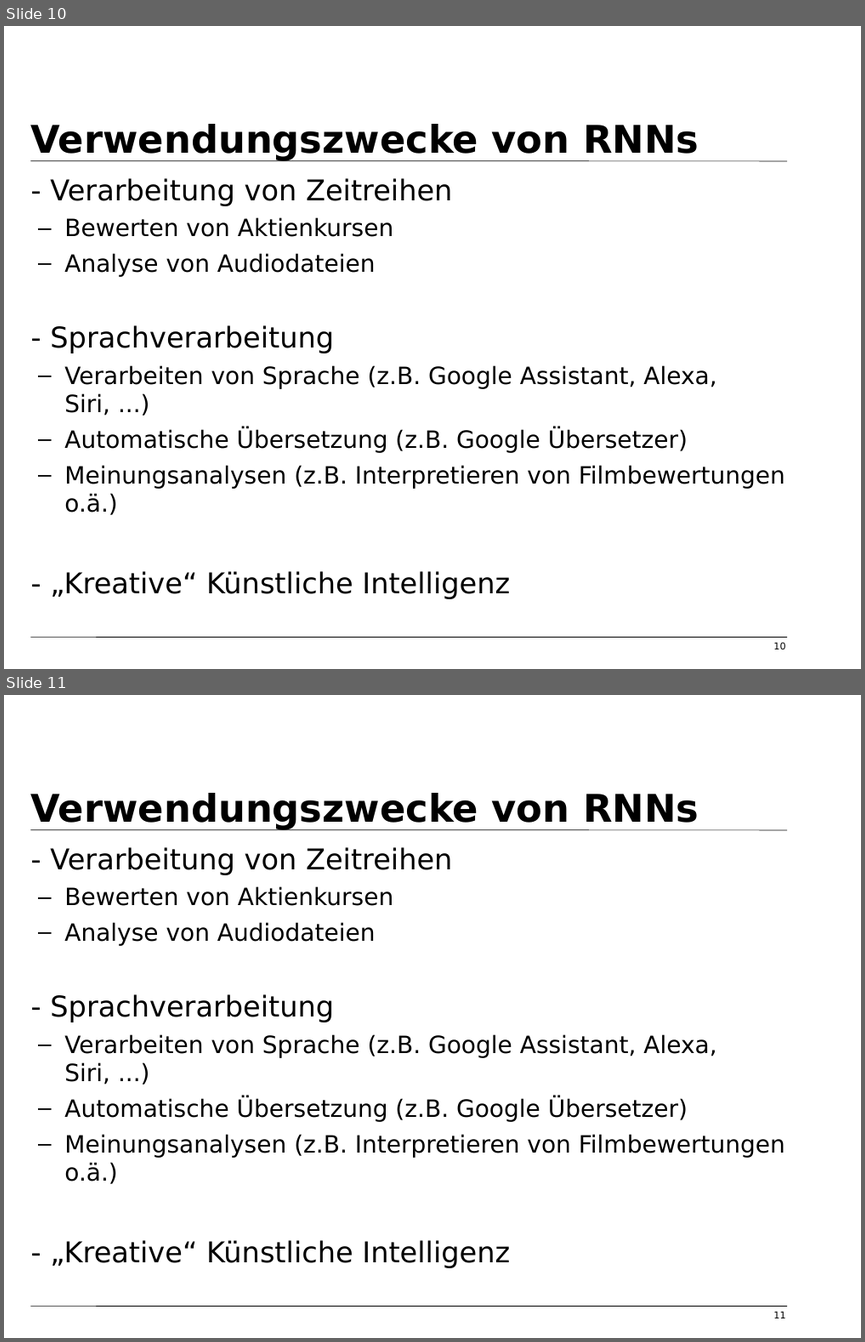
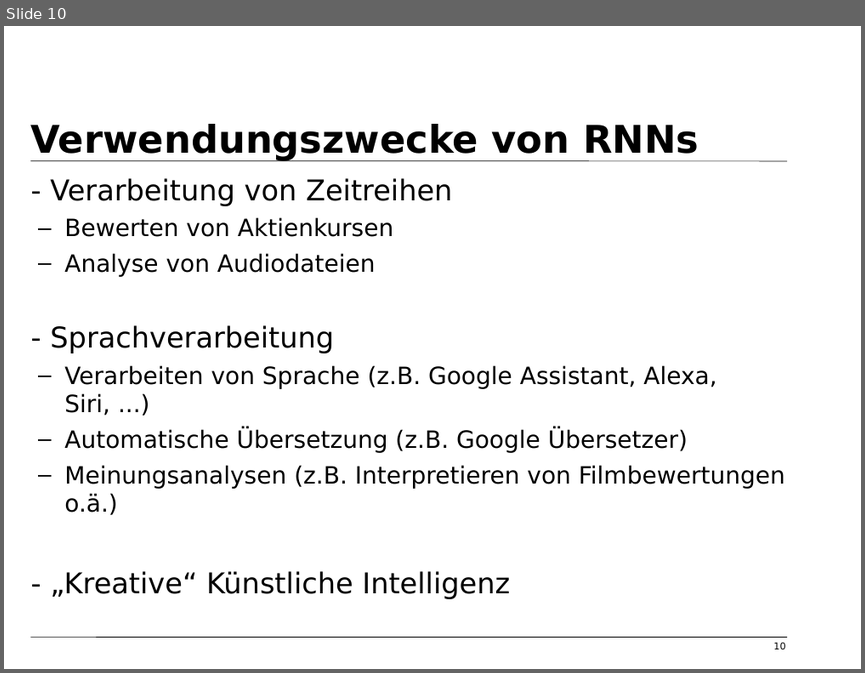
Before and after one commit to tfassbender/deep_learning_team_rnn, a slide deck: vorlesung/vorlesung_rnn_tobias_marvin.odp. Shown one above the other, each under a label of ours: slides 10 and 11 before the commit, slide 10 after it. The pictures are 865x1342 and 865x673 pixels, drawn with LibreOffice and Linux fonts; fonts in the diff are those of the drawing; background and template pictures are left out. Boxes give left, top, right and bottom in pixels: in the first picture for what was removed or moved away, otherwise in the second. Text is boxed around its words. In the diff, an @@ line names an element or a change of style, - is before the commit and + after.

```diff
--- a/vorlesung/vorlesung_rnn_tobias_marvin.odp
+++ b/vorlesung/vorlesung_rnn_tobias_marvin.odp
@@ slide 11 removed at (4, 695, 861, 1338), background #FFFFFF; not listed: 2 template elements that a slide beside it also shows @@
@@ title removed at (31, 793, 698, 830) @@
-Verwendungszwecke von RNNs
@@ text removed at (50, 847, 785, 1268) @@
-- Verarbeitung von Zeitreihen
-  – Bewerten von Aktienkursen
-  – Analyse von Audiodateien
-- Sprachverarbeitung
-  – Verarbeiten von Sprache (z.B. Google Assistant, Alexa, Siri, ...)
-  – Automatische Übersetzung (z.B. Google Übersetzer)
-  – Meinungsanalysen (z.B. Interpretieren von Filmbewertungen o.ä.)
-- „Kreative“ Künstliche Intelligenz
@@ page number removed at (773, 1311, 785, 1318) @@
-11
```
Also in this commit, not shown: 1 slide changed, 1 slide added, 1 other file.
